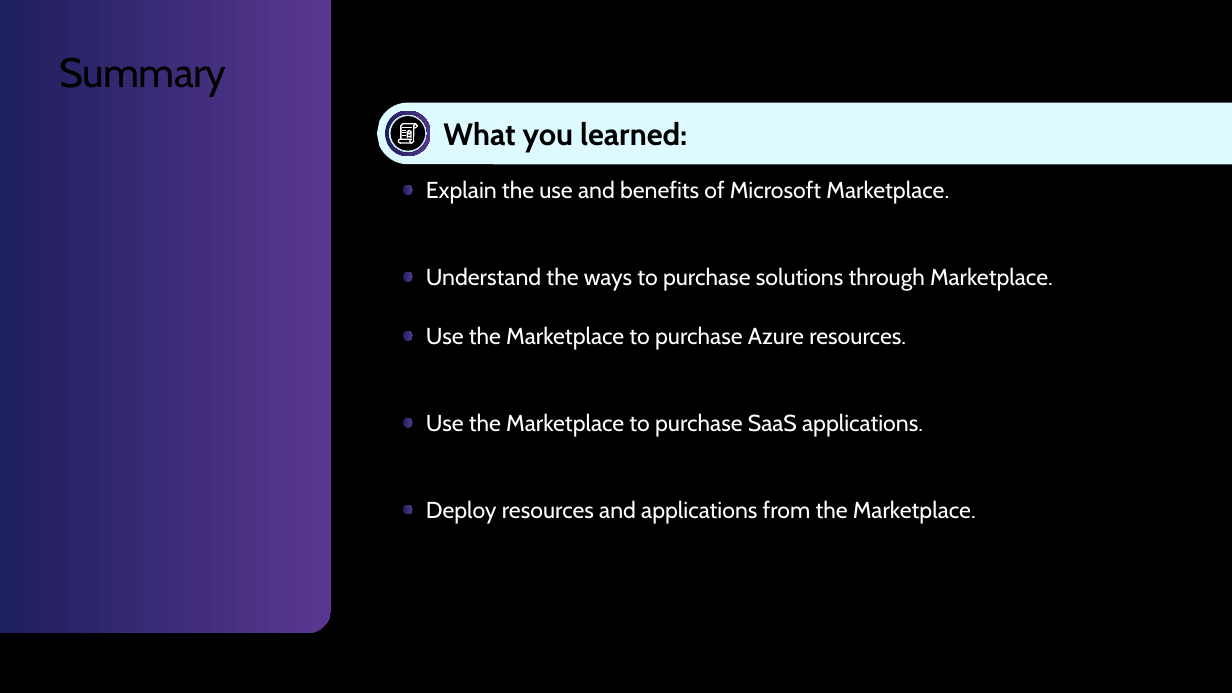
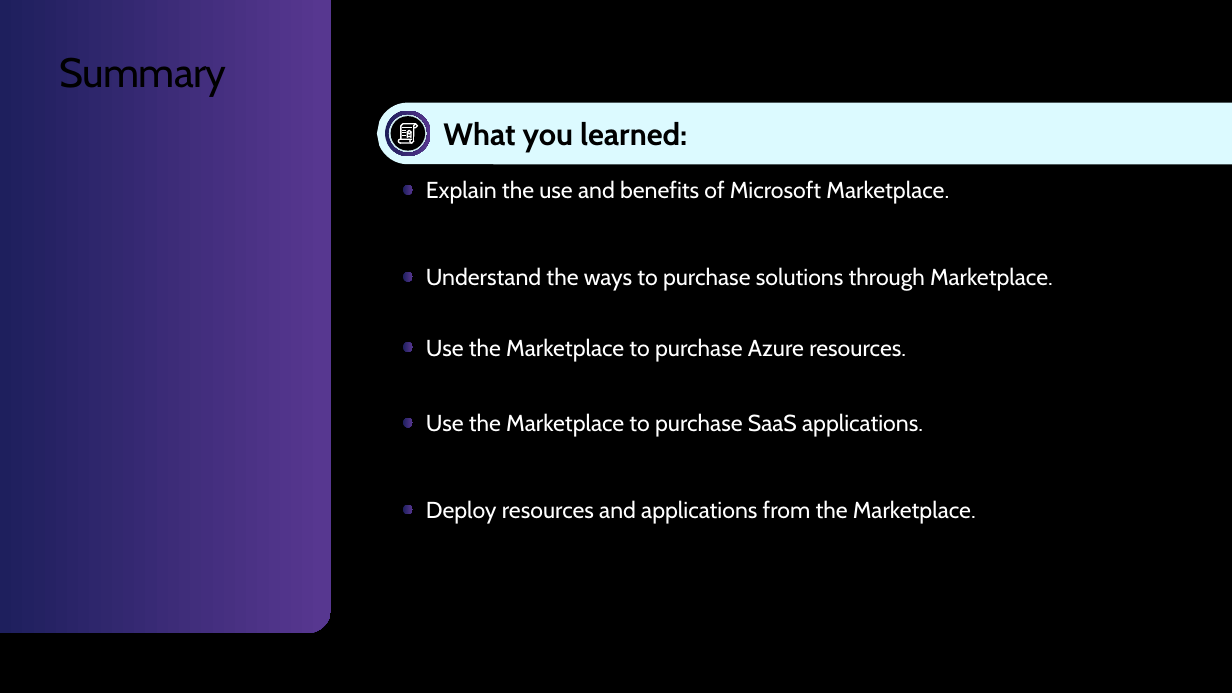
Before and after one commit to opsgility/marketplace, a slide deck: slide 44 of azure-marketplace-workshop/Day 1 - Skilling Deck for Microsoft Marketplace.pptx (slide 43 before the commit). Drawn at 1232x693 pixels with LibreOffice and Linux fonts; fonts in the diff are those of the drawing; background and template pictures are left out. Boxes give left, top, right and bottom in pixels: in the first picture for what was removed or moved away, otherwise in the second. Text is boxed around its words. In the diff, an @@ line names an element or a change of style, - is before the commit and + after.

```diff
--- a/azure-marketplace-workshop/Day 1 - Skilling Deck for Microsoft Marketplace.pptx
+++ b/azure-marketplace-workshop/Day 1 - Skilling Deck for Microsoft Marketplace.pptx
@@ ellipse: place and size @@
-ellipse at [403,331,413,341]
+ellipse at [403,342,413,352]
@@ text "Use the Marketplace to purchase ...": place and size @@
-text "Use the Marketplace to purchase ..." at [426,326,906,350]
+text "Use the Marketplace to purchase ..." at [426,338,906,362]
```
Also in this commit, not shown: 1 other slide changed, 1 slide added, 1 other file.
